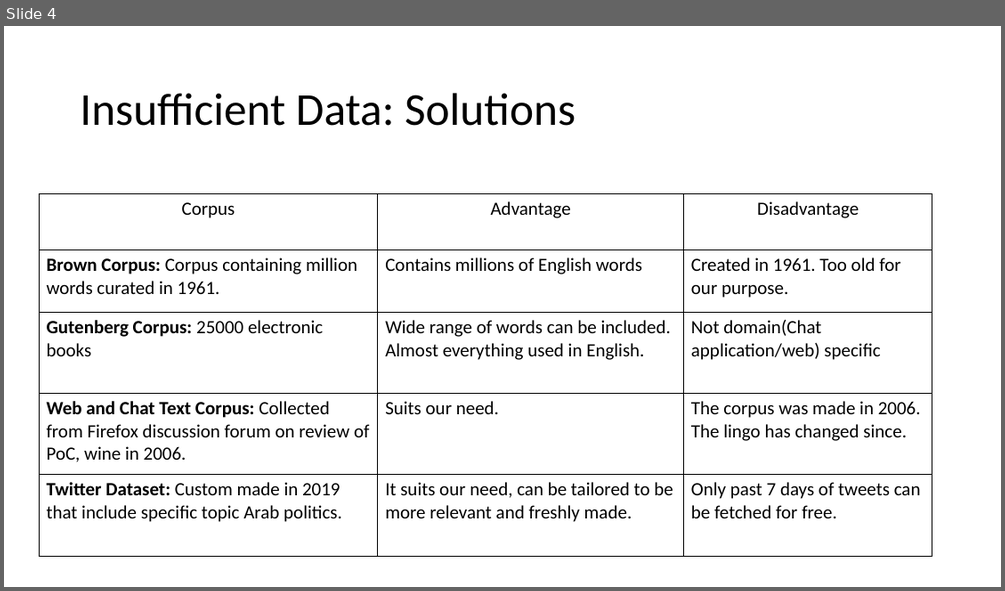
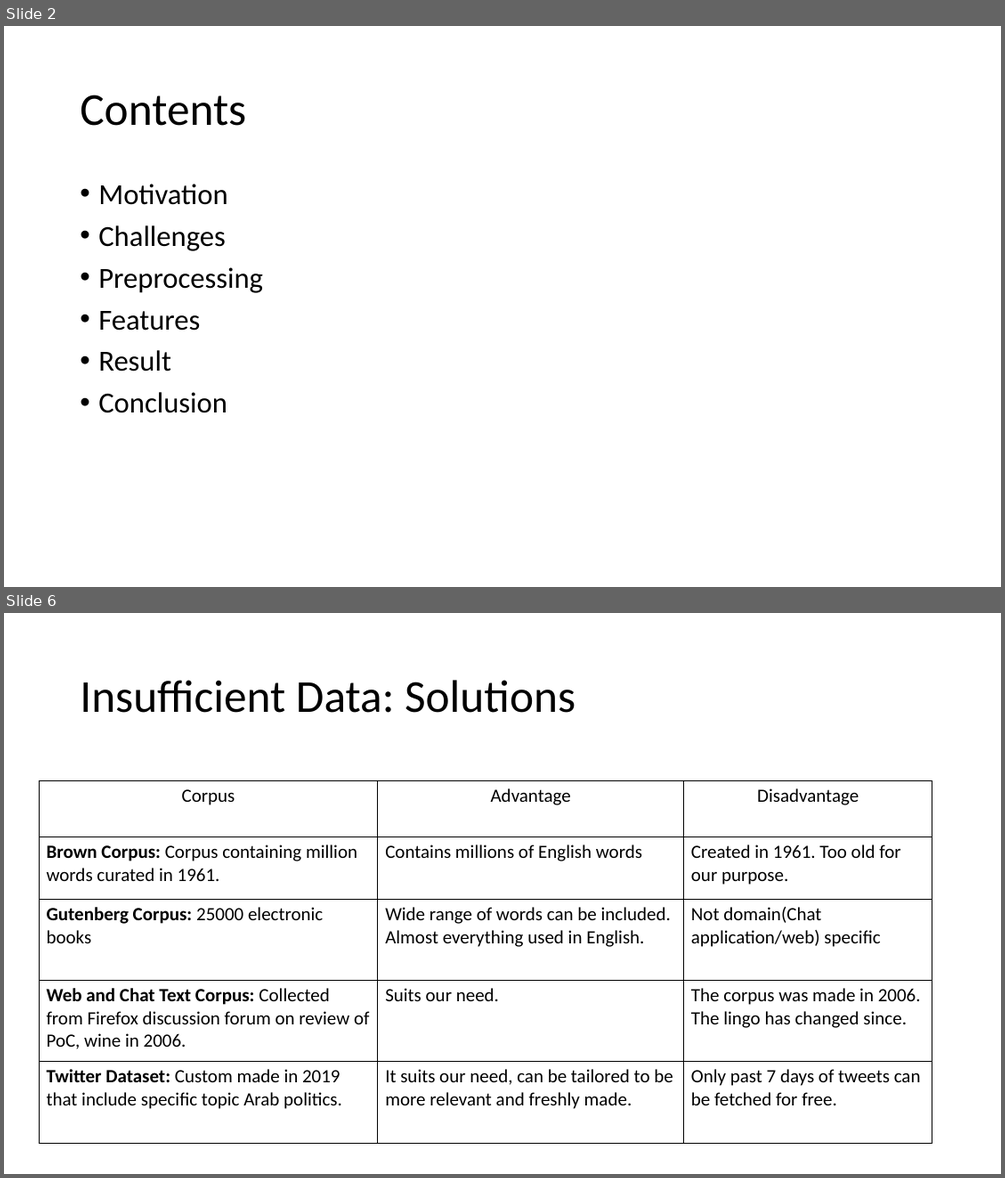
Before and after one commit to vivek18394/3rabizi-language-detection, a slide deck: Presentation/Arabizi Detection.pptx. Shown one above the other, each under a label of ours: slide 4 before the commit, slides 2 and 6 after it; the slides between them are not shown. The pictures are 1005x591 and 1005x1178 pixels, drawn with LibreOffice and Linux fonts; fonts in the diff are those of the drawing. Boxes give left, top, right and bottom in pixels: in the first picture for what was removed or moved away, otherwise in the second. Text is boxed around its words. In the diff, an @@ line names an element or a change of style, - is before the commit and + after.

```diff
--- a/Presentation/Arabizi Detection.pptx
+++ b/Presentation/Arabizi Detection.pptx
@@ slide 2 added at bbox=[4, 26, 1001, 587], background #FFFFFF @@
@@ title added at bbox=[80, 95, 246, 126], 44 pt, text #000000 @@
+Contents
@@ text added at bbox=[98, 184, 263, 413], 28 pt, text #000000 @@
+• Motivation
+• Challenges
+• Preprocessing
+• Features
+• Result
+• Conclusion
@@ what was slide 4 is now slide 6 @@
```
Also in this commit, not shown: 2 slides changed, 10 other slides added, 1 slide removed.
